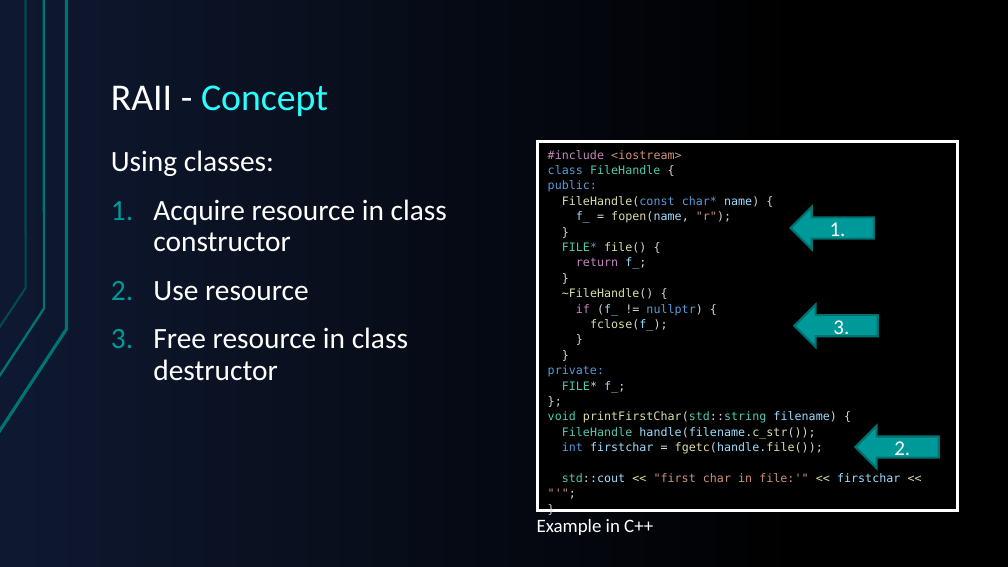
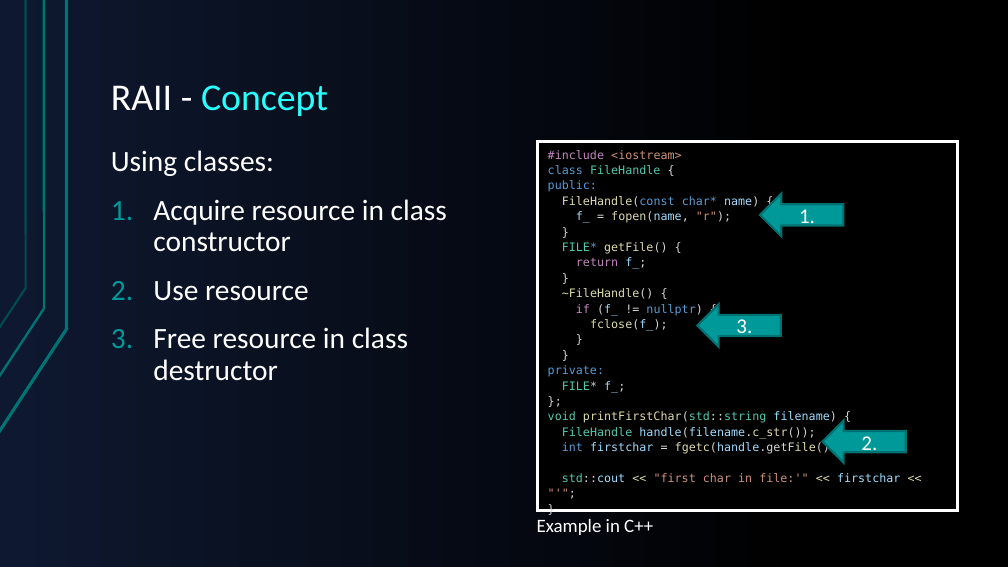
Before and after one commit to Empiire00/raii-se, a slide deck: slide 7 of Presentation/Resources_and_RAII.pptx. Drawn at 1008x567 pixels with LibreOffice and Linux fonts; fonts in the diff are those of the drawing. Boxes give left, top, right and bottom in pixels: in the first picture for what was removed or moved away, otherwise in the second. Text is boxed around its words. In the diff, an @@ line names an element or a change of style, - is before the commit and + after.

```diff
--- a/Presentation/Resources_and_RAII.pptx
+++ b/Presentation/Resources_and_RAII.pptx
@@ down arrow "1.": place and size @@
-down arrow "1." at box(790, 206, 873, 249)
+down arrow "1." at box(760, 194, 843, 236)
@@ text at box(562, 242, 667, 254): text changed; text colour #4EC9B0 to #DCDCAA @@
-FILE* file() {
+FILE* getFile() {
@@ down arrow "3.": place and size @@
-down arrow "3." at box(795, 305, 878, 347)
+down arrow "3." at box(697, 304, 780, 346)
@@ text at box(562, 442, 844, 455): text changed @@
-int firstchar = fgetc(handle.file());
+int firstchar = fgetc(handle.getFile());
@@ down arrow "2.": place and size @@
-down arrow "2." at box(855, 426, 938, 468)
+down arrow "2." at box(823, 420, 906, 463)
```
Also in this commit, not shown: 4 other slides changed, 4 other files.
